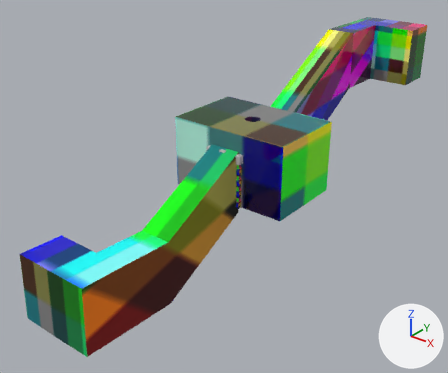
Renders of the FBX model Progetto/Assets/er06/Models/TemplioNoBool.fbx from each side of a commit.
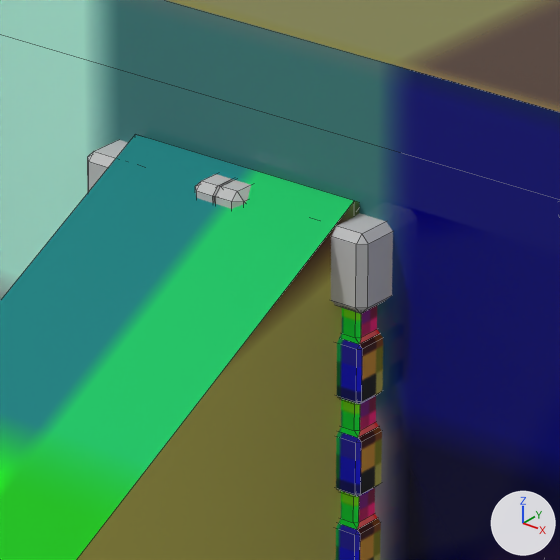
Old and new are each drawn whole from a 50 mm lens placed at (16.48, -22.8, 13.58), pointed at (-0.87, -1.11, 0.14) and again close up on the part from 44% to 59% of the width and 34% to 52% of the height. Lighting does not change. The marker at lower right points along +X, +Y and +Z. The close-ups show mesh edges as thin lines. Where no turn or scale is listed for an object, it has been applied to the vertices. Vertices at the same position are counted once.

Before the edit, the objects in view are built like this:
```python
me_cube_015 = bpy.data.meshes.new('Cube.015')
me_cube_015.from_pydata(...)  # 384 vertices, 432 faces; spans x -0.93..0.93, y -0.18..0.18, z -0.18..2.06
me_cube_015.materials.append(mat_scale)  # picture img_colore64x_png
me_cube_016 = bpy.data.meshes.new('Cube.016')
me_cube_016.from_pydata(...)  # 136 vertices, 156 faces; spans x -0.98..0.98, y -0.28..0.28, z -0.28..0.28
me_cube_016.materials.append(mat_scale)  # picture img_colore64x_png
me_cube_024 = bpy.data.meshes.new('Cube.024')
me_cube_024.from_pydata(...)  # 40 vertices, 38 faces; spans x -2.08..8.03, y -2.04..4.22, z -5.67..2.06
me_cube_024.materials.append(mat_pavimento)  # picture img_colore64x_png
ob_colonnasoprauscita_001 = bpy.data.objects.new('ColonnaSopraUscita.001', me_cube_016)
ob_colonnasoprauscita_001.location = (0.0, -2.086, 2.401)
ob_corridoioscalini_001 = bpy.data.objects.new('CorridoioScalini.001', me_cube_024)
ob_corridoioscalini_001.location = (0.0, -5.075, 1.3)
ob_corridoioscalini_001.rotation_euler = (0.0394, 0.0, -3.142)  # degrees (2.3, 0, -180)
ob_corridoioscalini_001.scale = (0.375, 1.5, 0.75)
ob_uscita_001 = bpy.data.objects.new('Uscita.001', me_cube_015)
ob_uscita_001.location = (0.0, -2.086, 0.105)
# also in view: 'Templio.001' at (0.0, 0.0, 1.74)
```
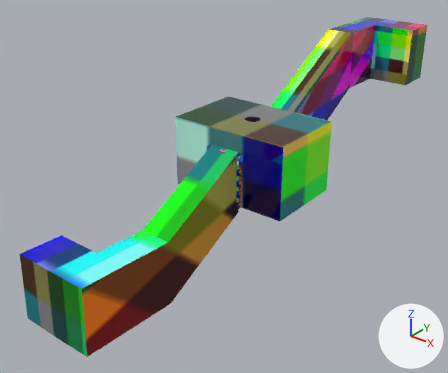
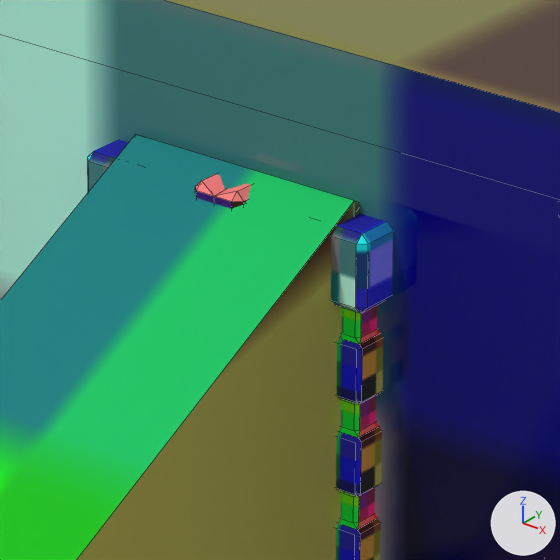
Changed parts and their boxes [x1, y1, x2, y2] in the close-ups (560 x 560 px; the box of a moved part takes in the faces that stretch with it):
part 1 of me_cube_016, moved or reshaped
    both: [197, 174, 250, 209]
part 2 of me_cube_016, surface changed
    both: [88, 140, 393, 313]

Edits to the bpy script that builds the scene:
```text
Change me_cube_016:
    used by ob_colonnasoprauscita_001; location = (0.0, -2.086, 2.401)
    remove me_cube_016.from_pydata(...)  # 136 vertices, 156 faces; spans x -0.98..0.98, y -0.28..0.28, z -0.28..0.28
    add me_cube_016.from_pydata(...)  # 124 vertices, 148 faces; spans x -0.98..0.98, y -0.28..0.28, z -0.28..0.28
    me_cube_016 part 1
    16 vertices are removed from x -0.01..0.01, y -0.28..0.28, z -0.28..0.28
    32 faces are deleted
    4 vertices are added at (0.0, 0.24, -0.28), (0.0, -0.28, -0.24), (0.0, -0.28, 0.24), (0.0, 0.24, 0.28)
    24 new faces join them
    me_cube_016 part 2: 124 kept faces spanning x -0.98..0.98, y -0.28..0.28, z -0.28..0.28 get new texture (UV) coordinates
```
